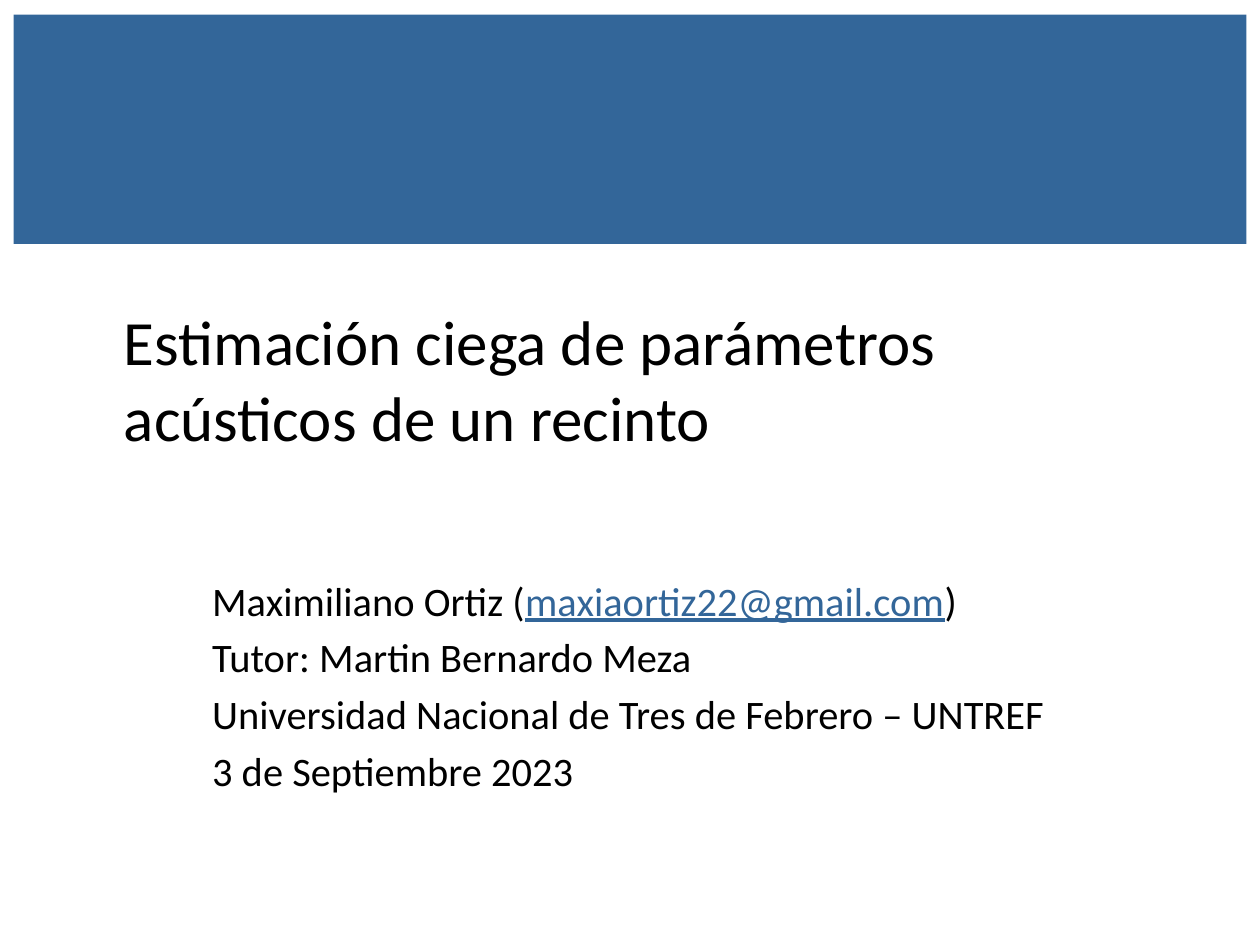
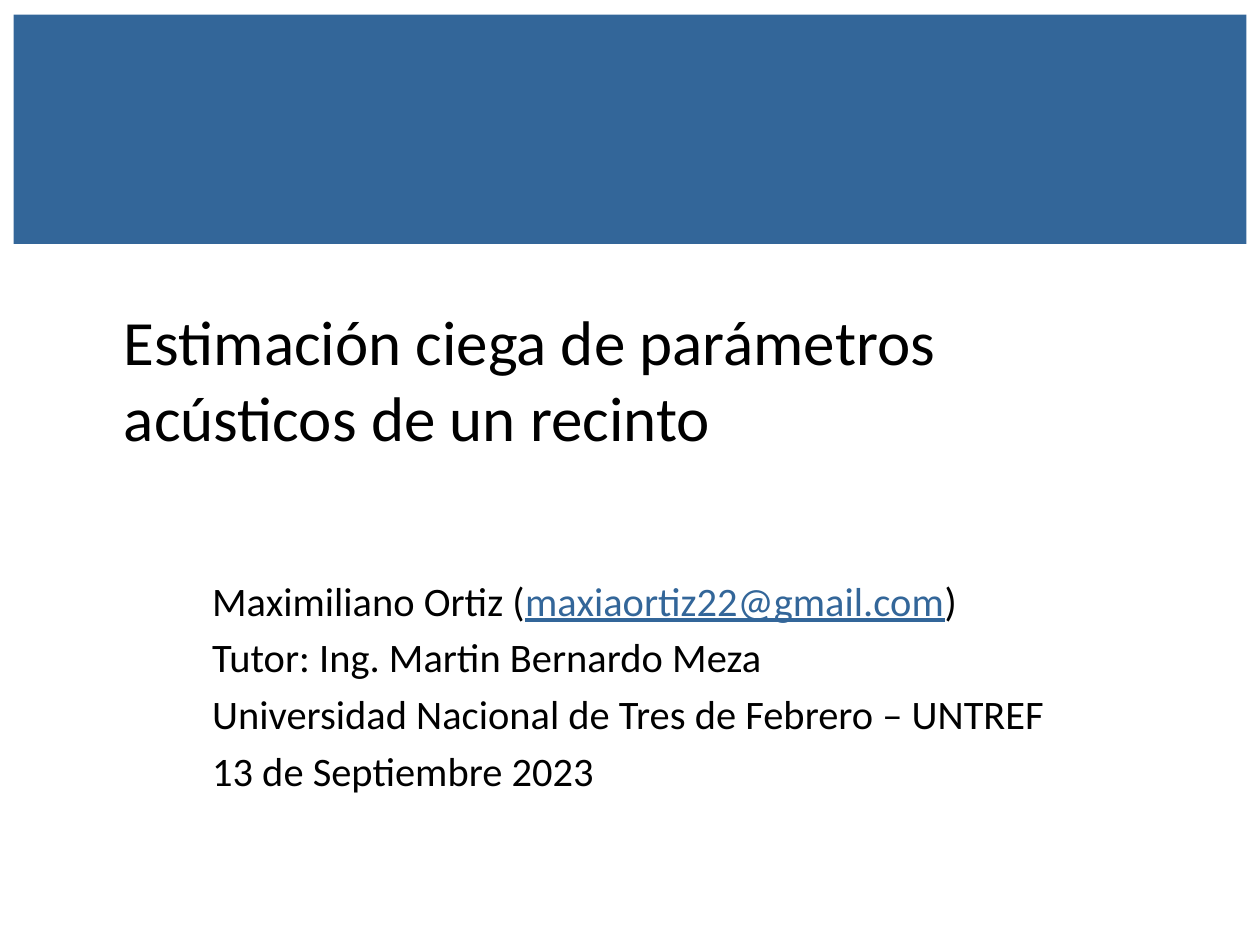
Before and after one commit to maxiaortiz22/thesis-report, a slide deck: slide 1 of Estimación ciega de parámetros acústicos de un recinto - Ortiz.pptx. Drawn at 1260x945 pixels with LibreOffice and Linux fonts; fonts in the diff are those of the drawing; background and template pictures are left out. Boxes give left, top, right and bottom in pixels: in the first picture for what was removed or moved away, otherwise in the second. Text is boxed around its words. In the diff, an @@ line names an element or a change of style, - is before the commit and + after.

```diff
--- a/Estimación ciega de parámetros acústicos de un recinto - Ortiz.pptx
+++ b/Estimación ciega de parámetros acústicos de un recinto - Ortiz.pptx
@@ subtitle at <box>212,644,761,679</box>: text changed @@
-Tutor: Martin Bernardo Meza
+Tutor: Ing. Martin Bernardo Meza
@@ subtitle at <box>212,758,594,793</box>: text changed @@
-3 de Septiembre 2023
+13 de Septiembre 2023
```
Also in this commit, not shown: 2 other slides changed, 10 slides added, 2 other files.
